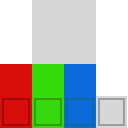
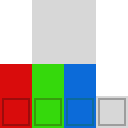
Two versions of the same layered image (128x128). Layer-by-layer changes:
removed layer "Camada colada" over bbox(123, 98, 126, 126)
painted on "ground.png" over bbox(123, 96, 128, 128)
